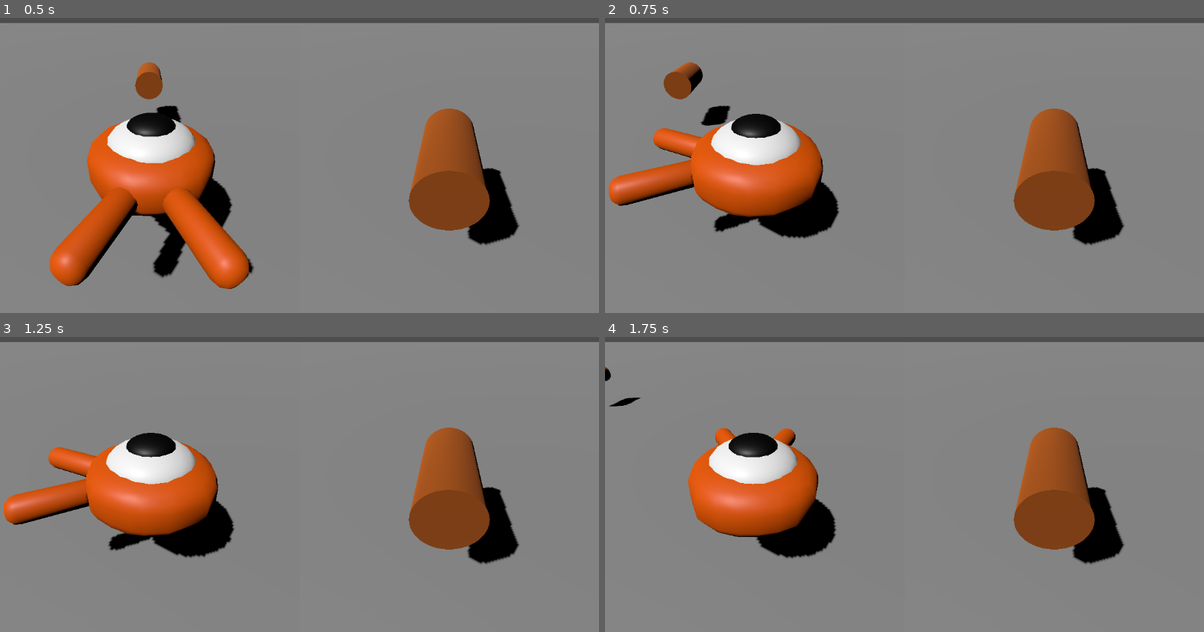
Above: before the commit, frames 1-4 (two rows, left to right).
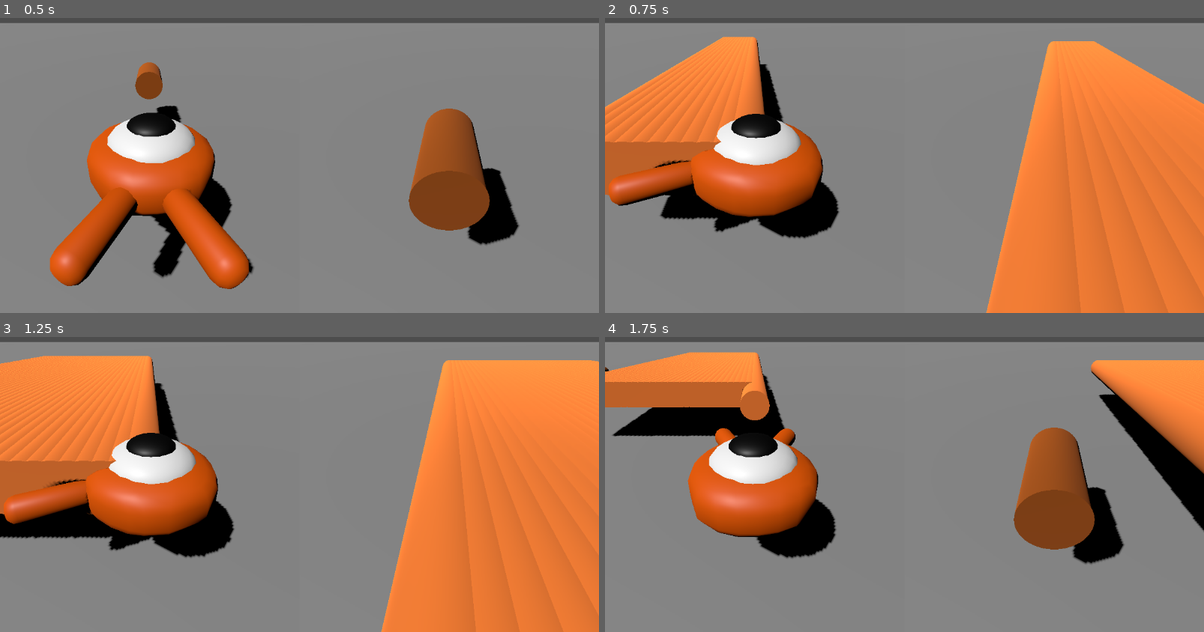
Above: after the commit, the same moments.

Repository: jensenq/folklore-gamejam
Game: Godot game, scene res://main.tscn
Two runs of this game, one before a commit and one after it. Both use one fixed random seed, a clock stepped at 60 frames per second and the inputs below.
Inputs:
- Up to frame 1 (0.5 s): no input
- Up to frame 2 (0.75 s): tap Enter at 0.5 s; hold D (p1_right) from 0.53 s (still down); hold Z (p1_attack) from 0.53 s (still down)
- Up to frame 3 (1.25 s): keep holding D (p1_right); keep holding Z (p1_attack)
- Up to frame 4 (1.75 s): release D (p1_right) at 1.28 s; release Z (p1_attack) at 1.28 s; hold S (p1_back) from 1.28 s (still down); tap Z (p1_attack) at 1.35 s

Frame 1 is identical in both runs. In frame 2, 36% of the frame differs, in the area x 0-100%, y 6-100%; in frame 3, 41%; in frame 4, 13%.
Error before the commit: Invalid call. Nonexistent function 'initialize' in base 'Node3D (tentacle.gd)'. (res://kraken.gd:10)

Commit message:
tentacle spawns and despawns

Diff:
--- /dev/null
+++ b/d.tscn
@@ -0,0 +1,8 @@
+[gd_scene load_steps=2 format=3 uid="uid://ck44vndxxcdnw"]
+
+[sub_resource type="CapsuleMesh" id="CapsuleMesh_6lhps"]
+
+[node name="d" type="Node3D"]
+
+[node name="MeshInstance3D" type="MeshInstance3D" parent="."]
+mesh = SubResource("CapsuleMesh_6lhps")
--- a/kraken.gd
+++ b/kraken.gd
@@ -1,15 +1,13 @@
 extends CharacterBody3D
 
-@export var tentacle_scene: PackedScene
+var tentacle_scene = preload("res://tentacle.tscn")
 @export var speed = 14
 var target_velocity = Vector3.ZERO
 
 func attack():
 	var tentacle = tentacle_scene.instantiate()
-	var spawn_location = get_node(".")
-	tentacle.initialize(spawn_location.position)
-
 	add_child(tentacle)
+	tentacle.top_level = true
 
 
 func detect_collision():
--- a/kraken.tscn
+++ b/kraken.tscn
@@ -1,8 +1,7 @@
-[gd_scene load_steps=5 format=3 uid="uid://dwy64m5beu418"]
+[gd_scene load_steps=4 format=3 uid="uid://dwy64m5beu418"]
 
 [ext_resource type="PackedScene" uid="uid://crstkrr16d30w" path="res://assets/player.glb" id="1_b230b"]
 [ext_resource type="Script" path="res://kraken.gd" id="1_juglr"]
-[ext_resource type="PackedScene" uid="uid://bl556mcag0whk" path="res://tentacle.tscn" id="2_r5qe6"]
 
 [sub_resource type="SphereShape3D" id="SphereShape3D_ltego"]
 radius = 1.1521
@@ -11,7 +10,6 @@
 transform = Transform3D(1, 0, 0, 0, 1, 0, 0, 0, 1, 0, -0.825524, 0)
 collision_mask = 6
 script = ExtResource("1_juglr")
-tentacle_scene = ExtResource("2_r5qe6")
 
 [node name="pivot" type="Node3D" parent="."]
 
--- a/tentacle.gd
+++ b/tentacle.gd
@@ -1 +1,7 @@
 extends Node3D
+
+
+
+
+func _on_timer_timeout():
+	queue_free()
--- a/tentacle.tscn
+++ b/tentacle.tscn
@@ -7,12 +7,26 @@
 [sub_resource type="StandardMaterial3D" id="StandardMaterial3D_sql70"]
 albedo_color = Color(1, 0.505882, 0.188235, 1)
 
+[sub_resource type="CylinderShape3D" id="CylinderShape3D_7x7r5"]
+
 [node name="tentacle" type="Node3D"]
 script = ExtResource("1_jruwa")
 
 [node name="pivot" type="Node3D" parent="."]
-transform = Transform3D(1, 0, -1.5246e-23, -1.5246e-23, -4.37114e-07, -1, 0, 10, -4.37114e-08, 0, 0, 0)
+transform = Transform3D(1, 0, -1.5246e-23, -1.5246e-23, -4.37114e-07, -1, 0, 10, -4.37114e-08, 0, 0, -9.68769)
 
 [node name="MeshInstance3D" type="MeshInstance3D" parent="pivot"]
+transform = Transform3D(1, 0, 2.91303e-38, 0, 1, -6.51351e-17, 0, -1.42109e-14, 1, 0, 0, 0)
 mesh = SubResource("CylinderMesh_8ybre")
 surface_material_override/0 = SubResource("StandardMaterial3D_sql70")
+
+[node name="Area3D" type="Area3D" parent="pivot"]
+
+[node name="CollisionShape3D" type="CollisionShape3D" parent="pivot/Area3D"]
+shape = SubResource("CylinderShape3D_7x7r5")
+
+[node name="Timer" type="Timer" parent="."]
+one_shot = true
+autostart = true
+
+[connection signal="timeout" from="Timer" to="." method="_on_timer_timeout"]
Not shown: 1 places in map.tscn that only renumber resources
Not shown: 1 places in tentacle.tscn that only renumber resources
